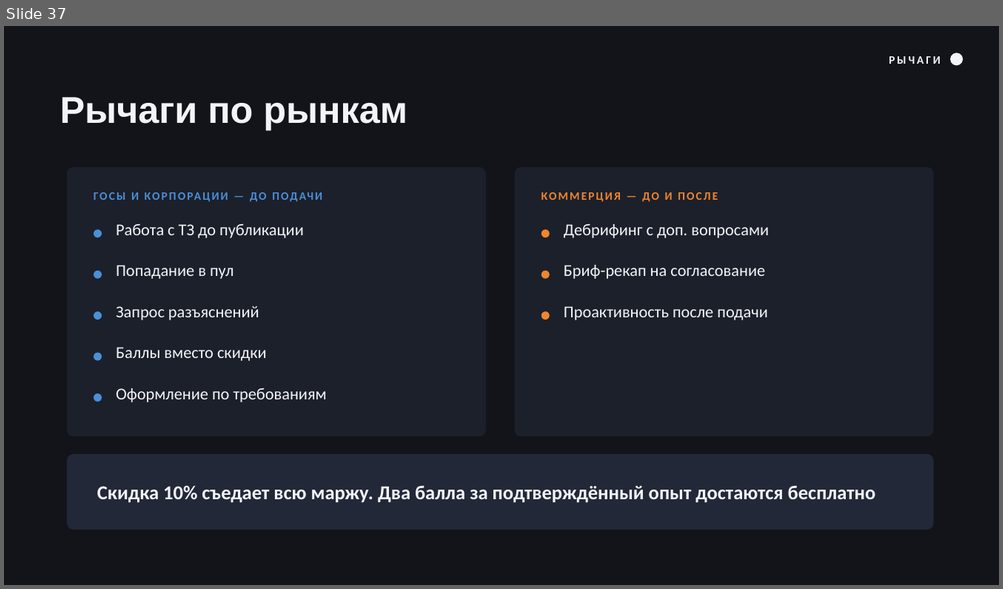
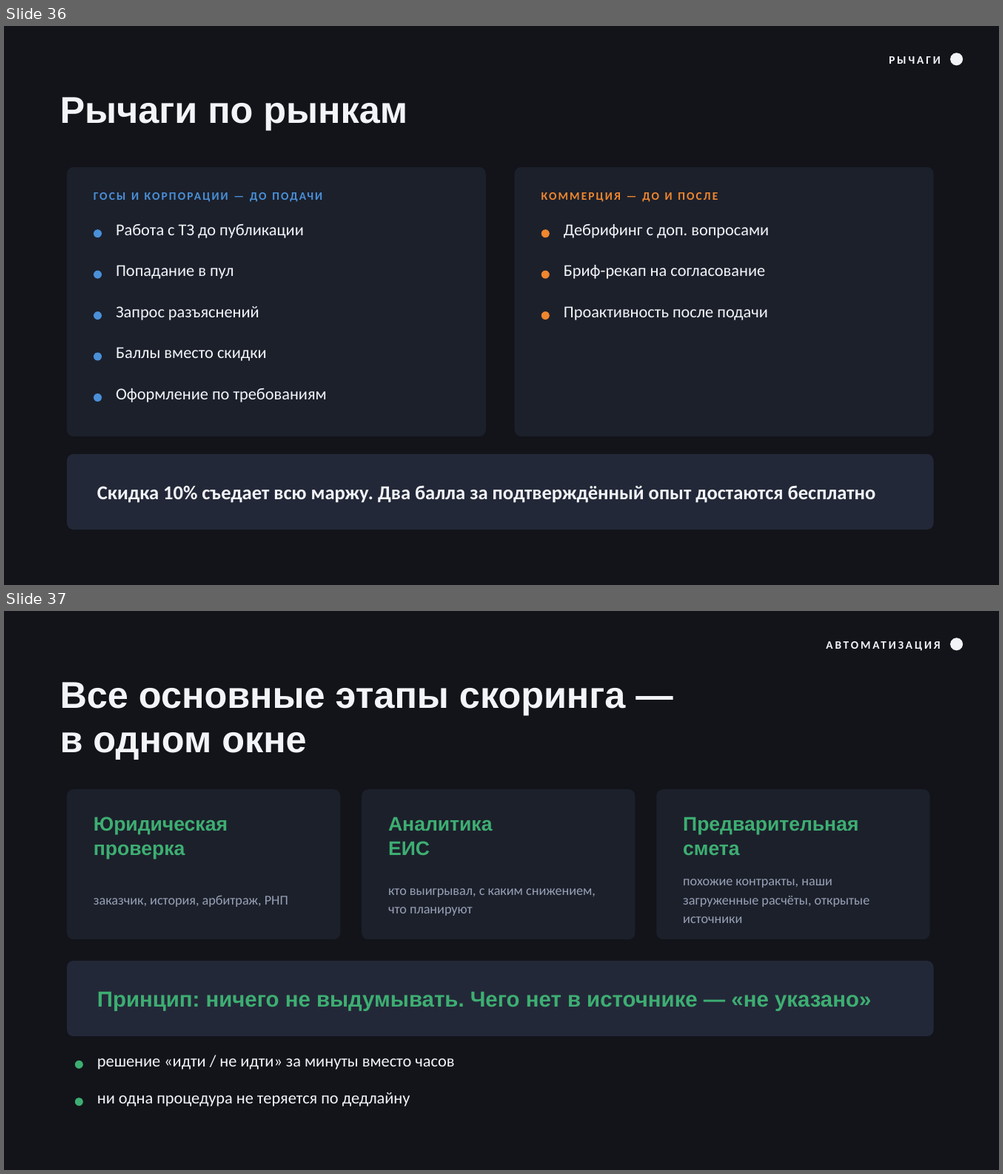
Before and after one commit to t4993408232-collab/analizator-bot, a slide deck: talks/2026-08-06-prodavay-kak-faunder/Как-выигрывать-тендеры.pptx. Shown one above the other, each under a label of ours: slide 37 before the commit, slides 36 and 37 after it. The pictures are 1003x589 and 1003x1174 pixels, drawn with LibreOffice and Linux fonts; fonts in the diff are those of the drawing. Boxes give left, top, right and bottom in pixels: in the first picture for what was removed or moved away, otherwise in the second. Text is boxed around its words. In the diff, an @@ line names an element or a change of style, - is before the commit and + after.

```diff
--- a/talks/2026-08-06-prodavay-kak-faunder/Как-выигрывать-тендеры.pptx
+++ b/talks/2026-08-06-prodavay-kak-faunder/Как-выигрывать-тендеры.pptx
@@ slide 37 added at <box>4,611,999,1170</box>, background #12141A @@
@@ text added at <box>616,633,940,655</box>, 11 pt, text #F2F4F8, bold @@
+АВТОМАТИЗАЦИЯ
@@ ellipse added at <box>950,638,963,650</box>, fill #F2F4F8 @@
@@ text added at <box>60,682,625,760</box>, 36 pt, text #F2F4F8, bold @@
+Все основные этапы скоринга —
+в одном окне
@@ rounded rectangle added at <box>68,790,340,940</box>, fill #1C202B, outline #1C202B 1 pt @@
@@ rounded rectangle added at <box>362,790,634,940</box>, fill #1C202B, outline #1C202B 1 pt @@
@@ rounded rectangle added at <box>657,790,929,940</box>, fill #1C202B, outline #1C202B 1 pt @@
@@ text added at <box>94,817,227,860</box>, 19 pt, text #3DAE72, bold @@
+Юридическая
+проверка
@@ text added at <box>388,817,492,855</box>, 19 pt, text #3DAE72, bold @@
+Аналитика
+ЕИС
@@ text added at <box>683,817,858,855</box>, 19 pt, text #3DAE72, bold @@
+Предварительная
+смета
@@ text added at <box>94,895,288,907</box>, 13 pt, text #97A0B5 @@
+заказчик, история, арбитраж, РНП
@@ text added at <box>388,889,595,916</box>, 13 pt, text #97A0B5 @@
+кто выигрывал, с каким снижением, что планируют
@@ text added at <box>683,879,870,923</box>, 13 pt, text #97A0B5 @@
+похожие контракты, наши загруженные расчёты, открытые источники
@@ rounded rectangle added at <box>68,962,933,1037</box>, fill #232838, outline #232838 1 pt @@
@@ text added at <box>97,992,871,1011</box>, 21 pt, text #3DAE72, bold @@
+Принцип: ничего не выдумывать. Чего нет в источнике — «не указано»
@@ ellipse added at <box>75,1061,83,1069</box>, fill #3DAE72 @@
@@ text added at <box>97,1059,454,1070</box>, 16 pt, text #F2F4F8 @@
+решение «идти / не идти» за минуты вместо часов
@@ ellipse added at <box>75,1098,83,1106</box>, fill #3DAE72 @@
@@ text added at <box>97,1093,410,1107</box>, 16 pt, text #F2F4F8 @@
+ни одна процедура не теряется по дедлайну
@@ what was slide 37 is now slide 36 @@
```
Also in this commit, not shown: 7 slides changed, 2 slides removed, 4 other files.
